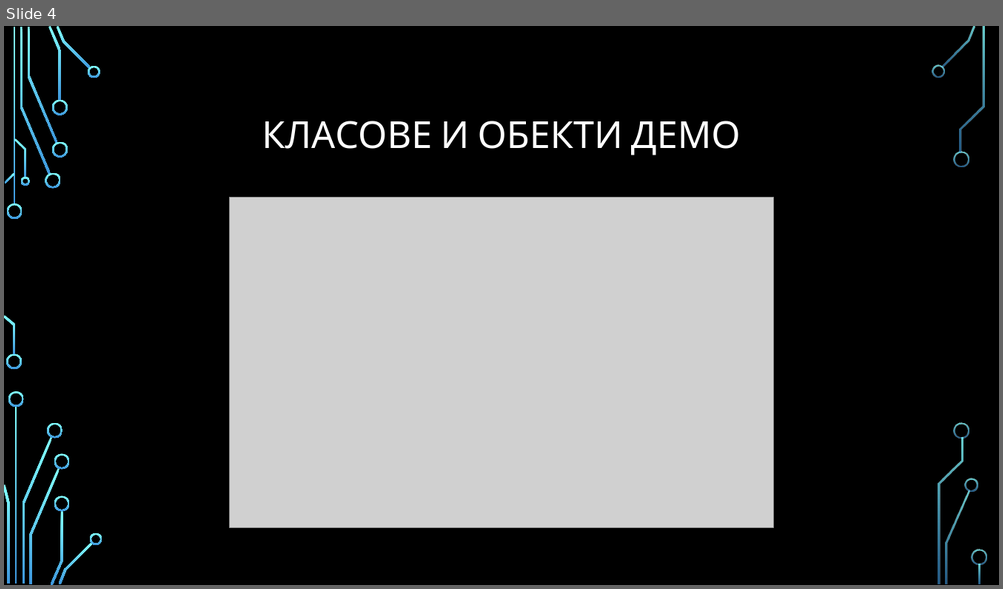
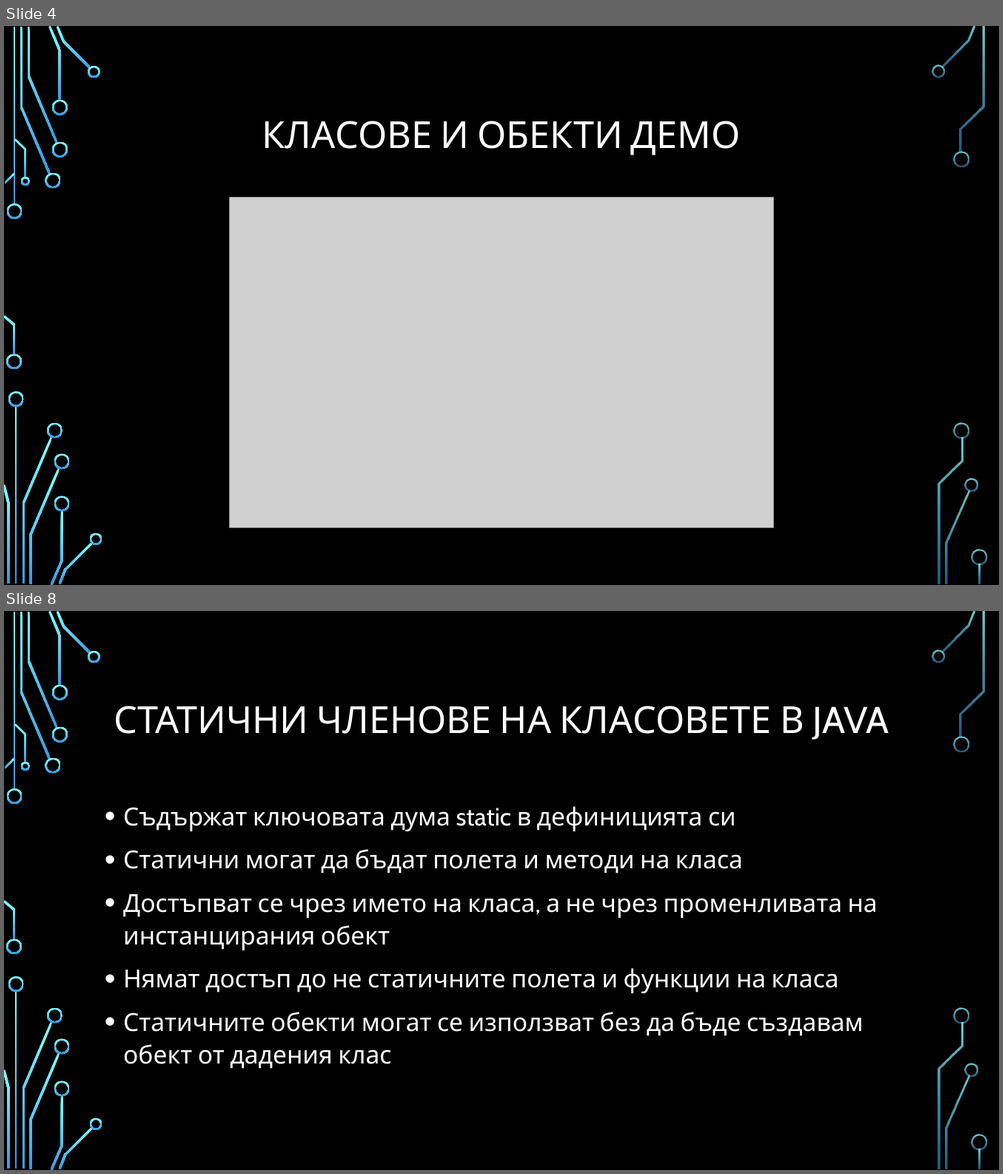
Before and after one commit to Bilyukov/java-course, a slide deck: 05.classes-and-object.pptx. Shown one above the other, each under a label of ours: slide 4 before the commit, slides 4 and 8 after it; the slides between them are not shown. The pictures are 1003x589 and 1003x1174 pixels, drawn with LibreOffice and Linux fonts; fonts in the diff are those of the drawing; grey boxes stand for pictures; background and template pictures are left out. Boxes give left, top, right and bottom in pixels: in the first picture for what was removed or moved away, otherwise in the second. Text is boxed around its words. In the diff, an @@ line names an element or a change of style, - is before the commit and + after.

```diff
--- a/05.classes-and-object.pptx
+++ b/05.classes-and-object.pptx
@@ slide 8 added at (4, 611, 999, 1170), background picture (left out); not listed: 36 template elements that a slide beside it also shows @@
@@ title added at (114, 706, 888, 740), 36 pt, text #FFFFFF @@
+СТАТИЧНИ ЧЛЕНОВЕ НА КЛАСОВЕТЕ В JAVA
@@ text added at (123, 806, 877, 1069), 24 pt, text #FFFFFF @@
+• Съдържат ключовата дума static в дефиницията си
+• Статични могат да бъдат полета и методи на класа
+• Достъпват се чрез името на класа, а не чрез променливата на инстанцирания обект
+• Нямат достъп до не статичните полета и функции на класа
+• Статичните обекти могат се използват без да бъде създавам обект от дадения клас
```
Also in this commit, not shown: 4 other slides added, 1 slide removed, 12 other files.
